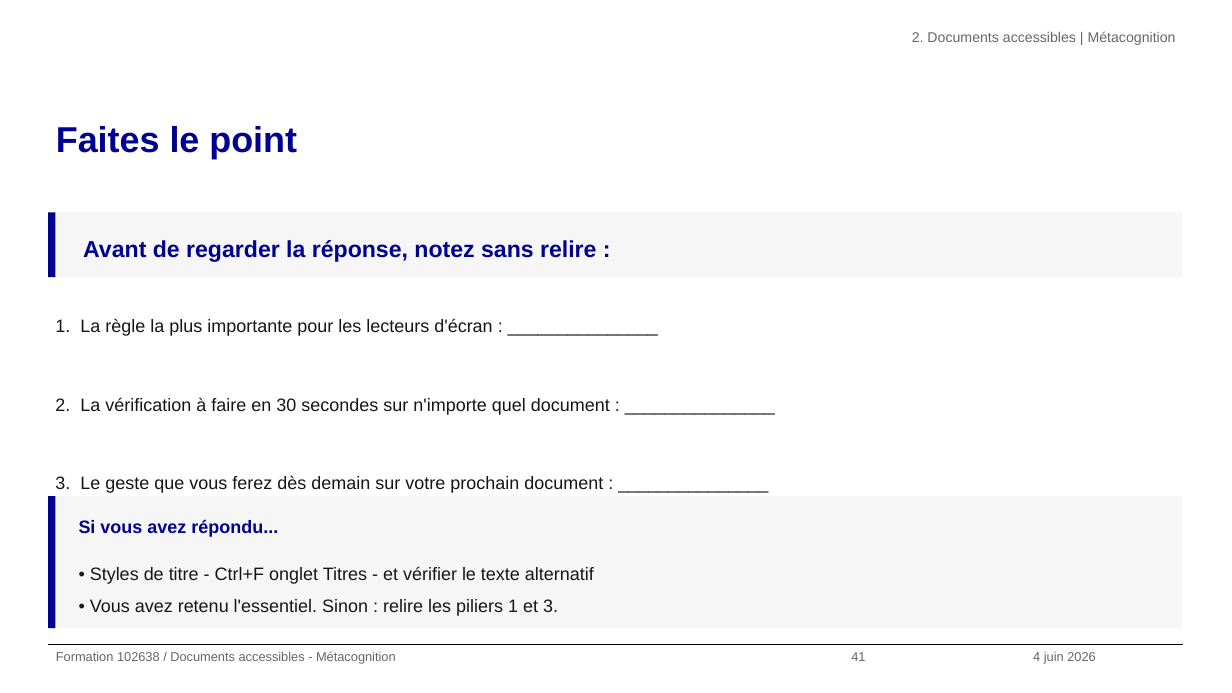
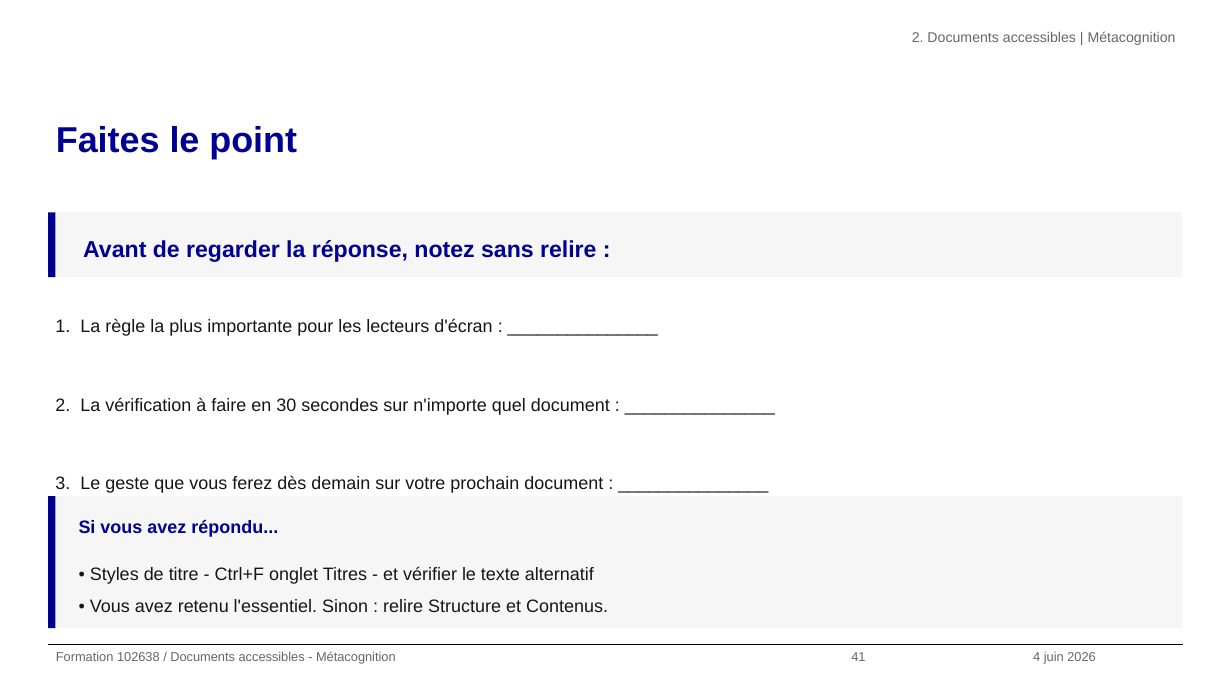
Before and after one commit to alexandra-guiderdoni/usine-fabrication-igpde-102846-ay11, a slide deck: slide 41 of formation-102638-juin-2026.pptx. Drawn at 1232x693 pixels with LibreOffice and Linux fonts; fonts in the diff are those of the drawing; background and template pictures are left out. Boxes give left, top, right and bottom in pixels: in the first picture for what was removed or moved away, otherwise in the second. Text is boxed around its words. In the diff, an @@ line names an element or a change of style, - is before the commit and + after.

Commit message:
refactor: remplacer pilier par theme dans toutes les slides

```diff
--- a/formation-102638-juin-2026.pptx
+++ b/formation-102638-juin-2026.pptx
@@ text at (x1=90, y1=599, x2=608, y2=612): text changed @@
-• Vous avez retenu l'essentiel. Sinon : relire les piliers 1 et 3.
+• Vous avez retenu l'essentiel. Sinon : relire Structure et Contenus.
```
Also in this commit, not shown: 15 other slides changed, 20 other files.
